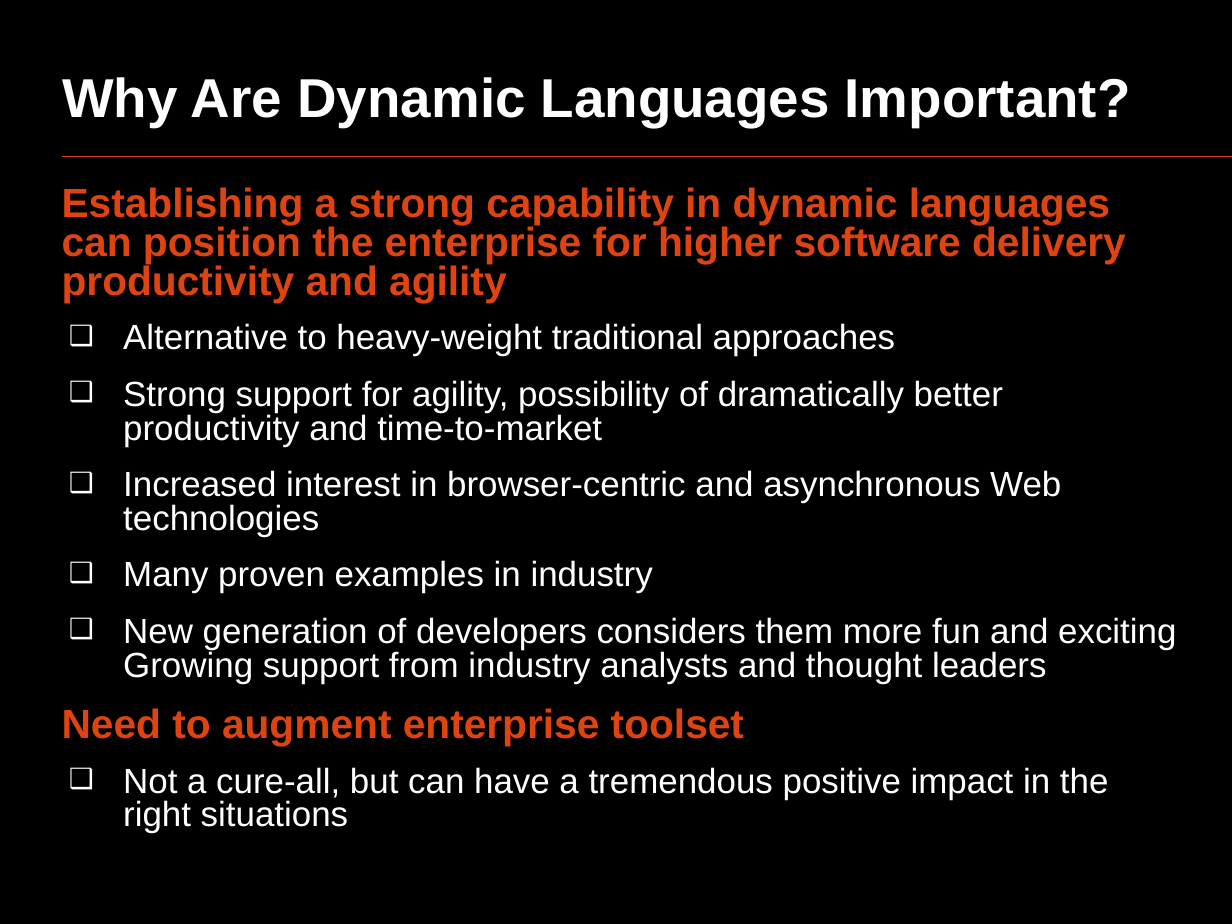
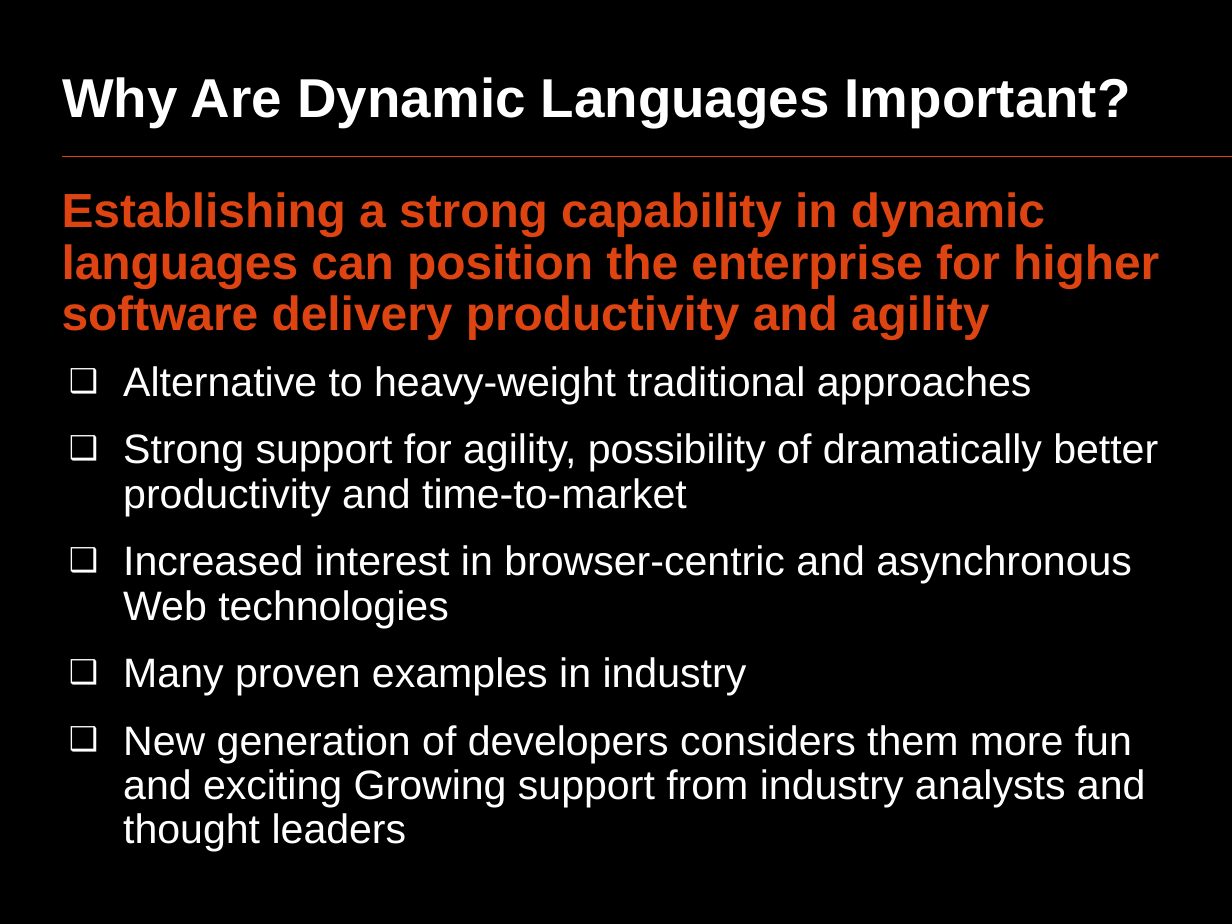
Before and after one commit to oscarrenalias/openslava-2013, a slide deck: slide 17 of Dynamic languages/OpenSlava 2013 - Dynamic languages.pptx. Drawn at 1232x924 pixels with LibreOffice and Linux fonts; fonts in the diff are those of the drawing. Boxes give left, top, right and bottom in pixels: in the first picture for what was removed or moved away, otherwise in the second. Text is boxed around its words. In the diff, an @@ line names an element or a change of style, - is before the commit and + after.

```diff
--- a/Dynamic languages/OpenSlava 2013 - Dynamic languages.pptx
+++ b/Dynamic languages/OpenSlava 2013 - Dynamic languages.pptx
@@ text "Establishing a strong capability in ..." at (62, 192, 1159, 852): size 23.8 to 28 pt in "Establishing a strong capability in dynamic languages ..."; size 20.4 to 24 pt in "Alternative to heavy-weight traditional approaches", "Strong support for agility, possibility of dramatically ...", "Increased interest in browser-centric and asynchronous Web ...", "Many proven examples in industry" and 1 more places; line spacing 0.8 to 0.9 @@
@@ text at (62, 708, 1109, 833): paragraphs removed @@
-Need to augment enterprise toolset
-  ❑ Not a cure-all, but can have a tremendous positive impact in the right situations
```
Also in this commit, not shown: 2 other slides changed, 1 slide removed.
